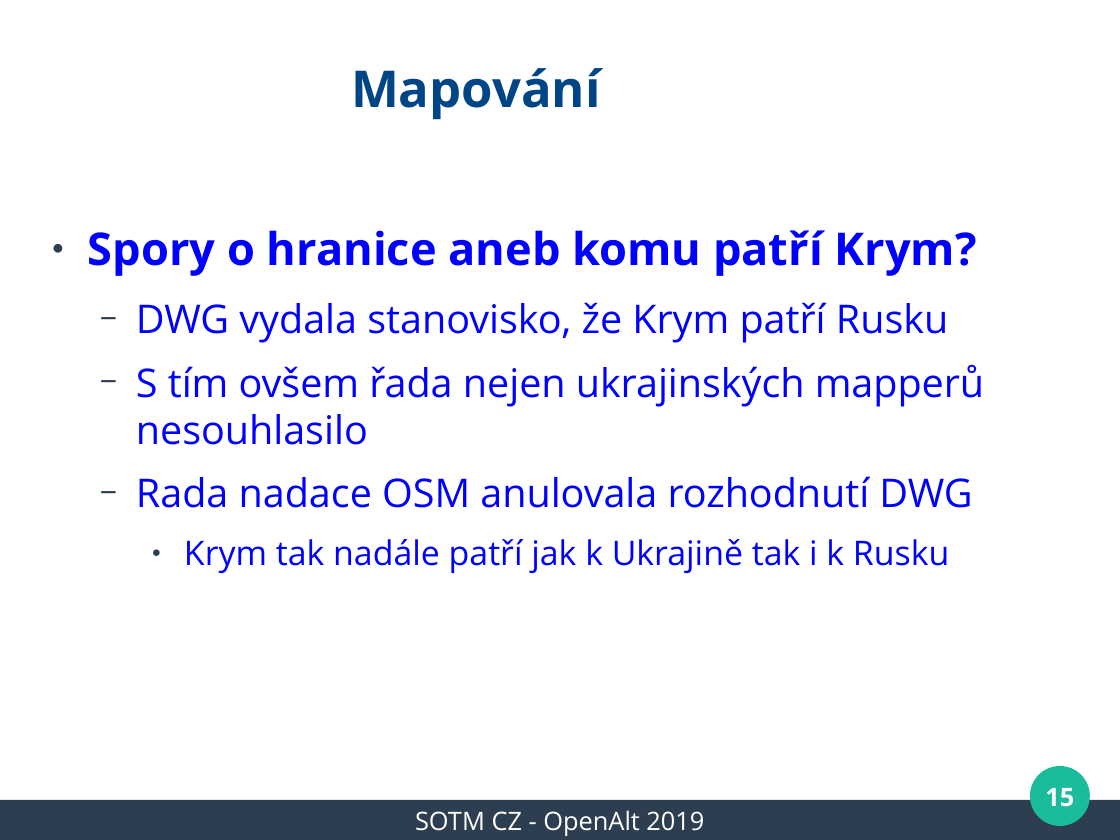
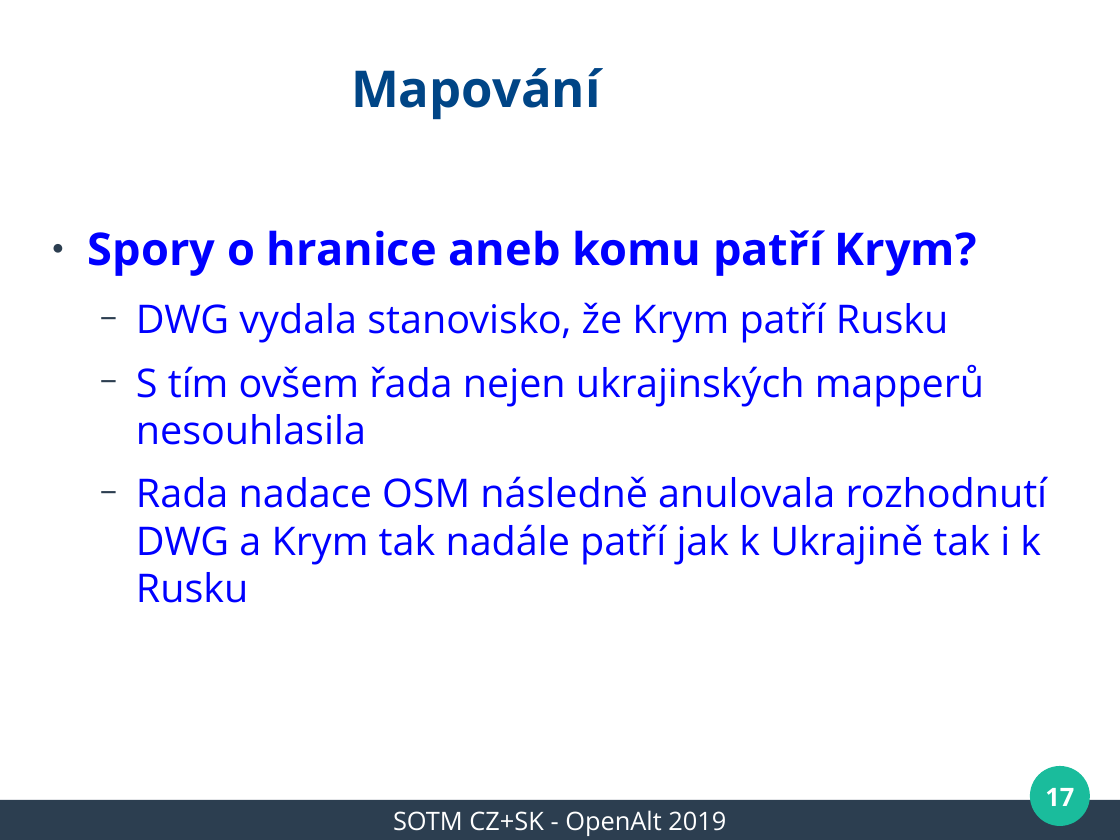
Before and after one commit to mkyral/osm, a slide deck: slide 17 of prezentace/OpenAlt2019/mkyral_WeeklyOSM_2019.odp (slide 15 before the commit). Drawn at 1120x840 pixels with LibreOffice and Linux fonts; fonts in the diff are those of the drawing; background and template pictures are left out. Boxes give left, top, right and bottom in pixels: in the first picture for what was removed or moved away, otherwise in the second. Text is boxed around its words. In the diff, an @@ line names an element or a change of style, - is before the commit and + after.

Commit message:
OpenAlt2019 presentation - final version

```diff
--- a/prezentace/OpenAlt2019/mkyral_WeeklyOSM_2019.odp
+++ b/prezentace/OpenAlt2019/mkyral_WeeklyOSM_2019.odp
@@ text at (x1=136, y1=364, x2=1048, y2=603): text changed @@
-  − S tím ovšem řada nejen ukrajinských mapperů nesouhlasilo
-  − Rada nadace OSM anulovala rozhodnutí DWG
-    ● Krym tak nadále patří jak k Ukrajině tak i k Rusku
+  − S tím ovšem řada nejen ukrajinských mapperů nesouhlasila
+  − Rada nadace OSM následně anulovala rozhodnutí DWG a Krym tak nadále patří jak k Ukrajině tak i k Rusku
@@ page number at (x1=1045, y1=788, x2=1074, y2=806): text changed @@
-15
+17
@@ text at (x1=393, y1=810, x2=726, y2=836): text changed @@
-SOTM CZ - OpenAlt 2019
+SOTM CZ+SK - OpenAlt 2019
```
Also in this commit, not shown: 22 other slides changed, 2 slides added.
